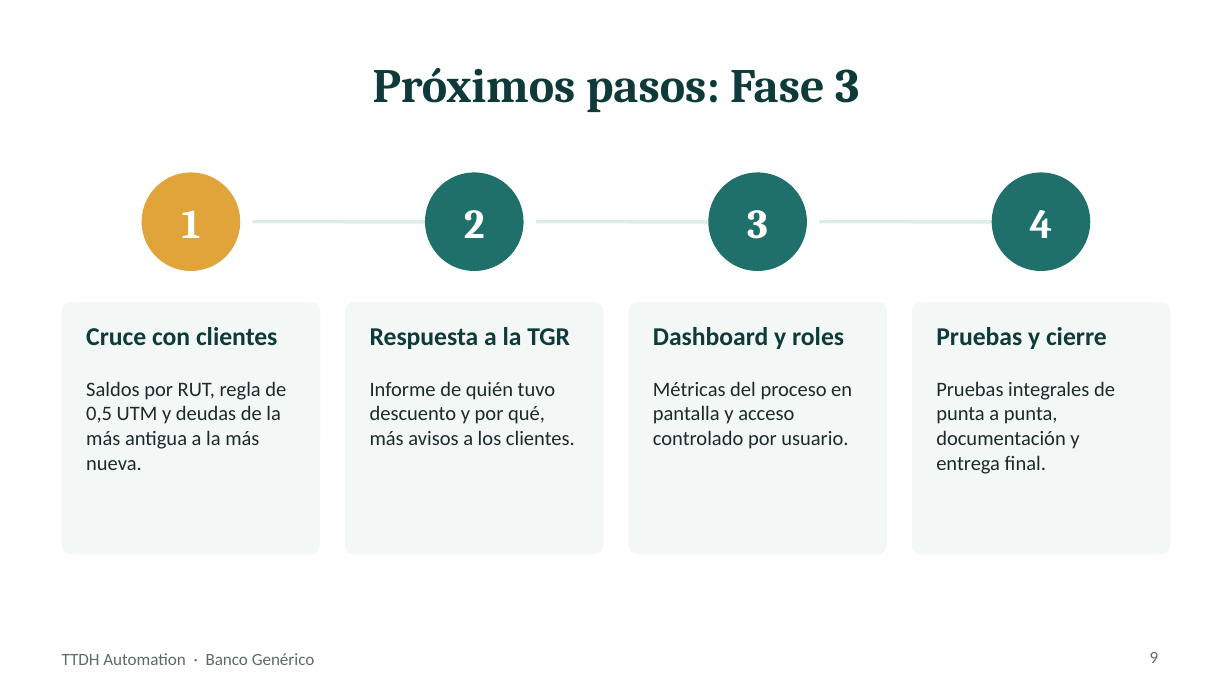
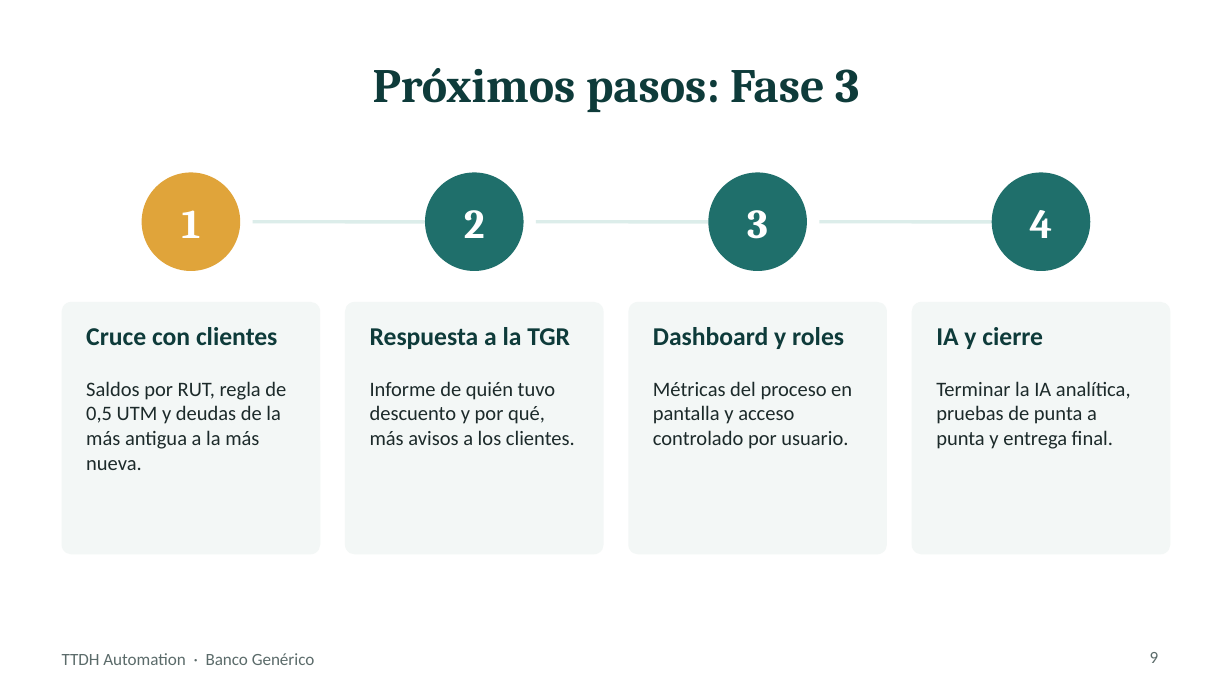
Before and after one commit to JS-Ranker/CAPSTONE, a slide deck: slide 9 of Fase 2/Evidencias Proyecto/Presentación Proyecto.pptx. Drawn at 1232x693 pixels with LibreOffice and Linux fonts; fonts in the diff are those of the drawing. Boxes give left, top, right and bottom in pixels: in the first picture for what was removed or moved away, otherwise in the second. Text is boxed around its words. In the diff, an @@ line names an element or a change of style, - is before the commit and + after.

Commit message:
Agrega presentación del proyecto de Fase 2

```diff
--- a/Fase 2/Evidencias Proyecto/Presentación Proyecto.pptx
+++ b/Fase 2/Evidencias Proyecto/Presentación Proyecto.pptx
@@ text at [936, 327, 1043, 349]: text changed @@
-Pruebas y cierre
+IA y cierre
@@ text at [936, 381, 1131, 449]: text changed @@
-Pruebas integrales de punta a punta, documentación y entrega final.
+Terminar la IA analítica, pruebas de punta a punta y entrega final.
```
Also in this commit, not shown: 2 other slides changed.
